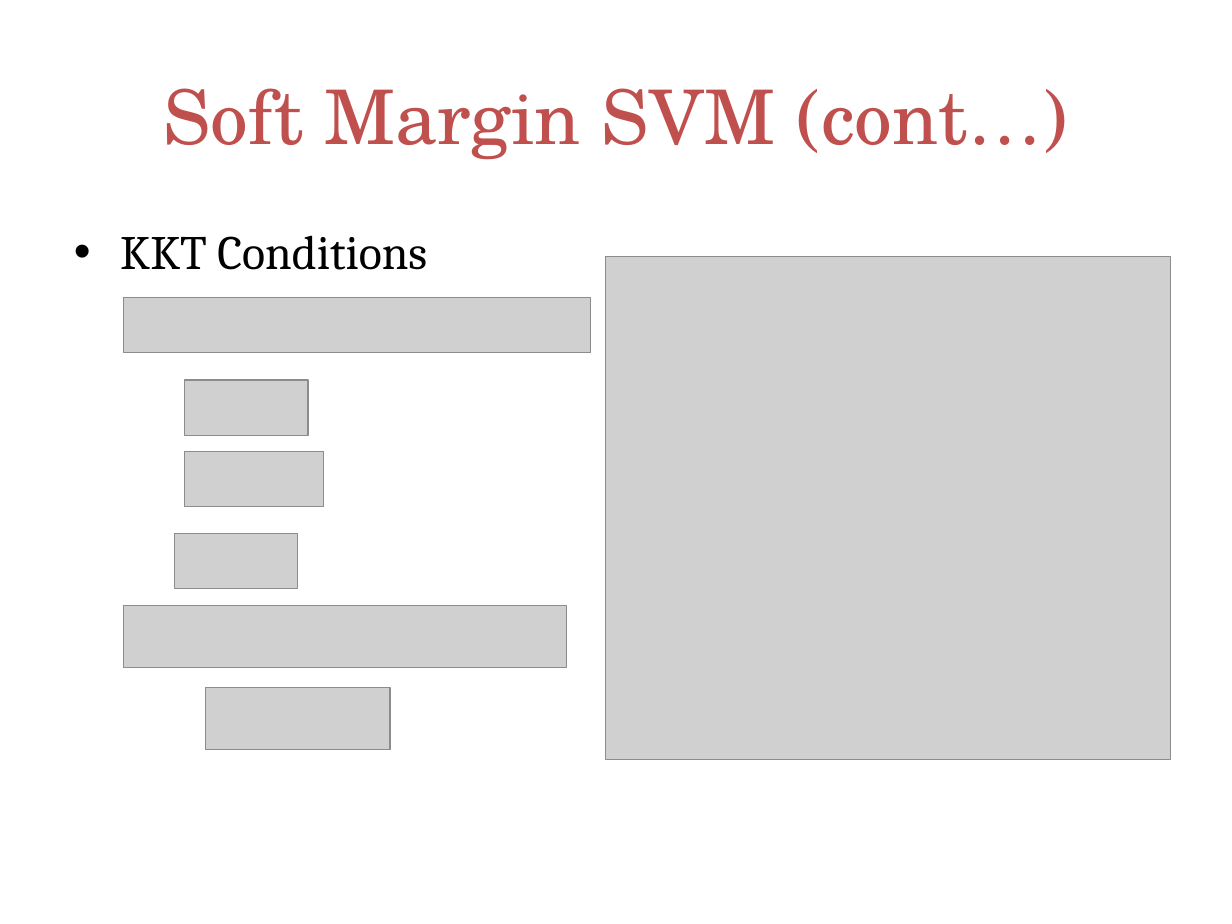
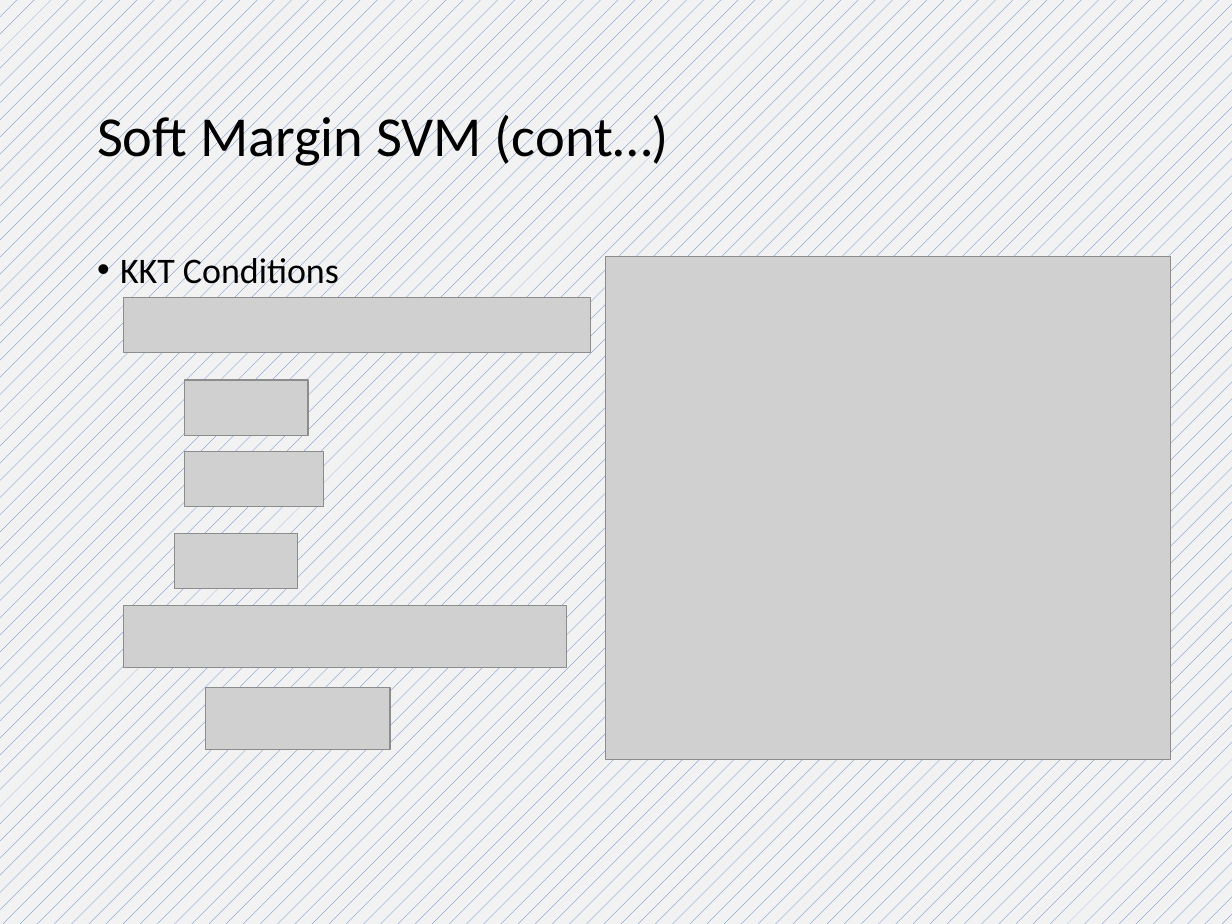
Before and after one commit to Shah-Aayush/semester-5-materials, a slide deck: slide 18 of ML - Machine Learning/Notes/swatiSVM for class.pptx. Drawn at 1232x924 pixels with LibreOffice and Linux fonts; fonts in the diff are those of the drawing; grey boxes stand for pictures; background and template pictures are left out. Boxes give left, top, right and bottom in pixels: in the first picture for what was removed or moved away, otherwise in the second. Text is boxed around its words. In the diff, an @@ line names an element or a change of style, - is before the commit and + after.

```diff
--- a/ML - Machine Learning/Notes/swatiSVM for class.pptx
+++ b/ML - Machine Learning/Notes/swatiSVM for class.pptx
@@ background picture (left out) to pattern #4472C4 on #F2F2F2 @@
@@ title "Soft Margin SVM (cont…)": place and size @@
-title "Soft Margin SVM (cont…)" at [163, 88, 1068, 160]
+title "Soft Margin SVM (cont…)" at [97, 109, 669, 170]
@@ title "Soft Margin SVM (cont…)" at [97, 109, 669, 170]: size 44 to 33 pt, font TeX Gyre Schola to Calibri, text colour #C0504D to #000000; alignment centre to left; line spacing 1 to 0.9 @@
@@ text "KKT Conditions": place and size @@
-text "KKT Conditions" at [120, 235, 427, 270]
+text "KKT Conditions" at [120, 253, 339, 292]
@@ text "KKT Conditions" at [120, 253, 339, 292]: size 28 to 21 pt, font Cambria to Calibri; indent changed; line spacing 1 to 0.9; more space between paragraphs @@
```
Also in this commit, not shown: 52 other slides changed, 22 other files.
